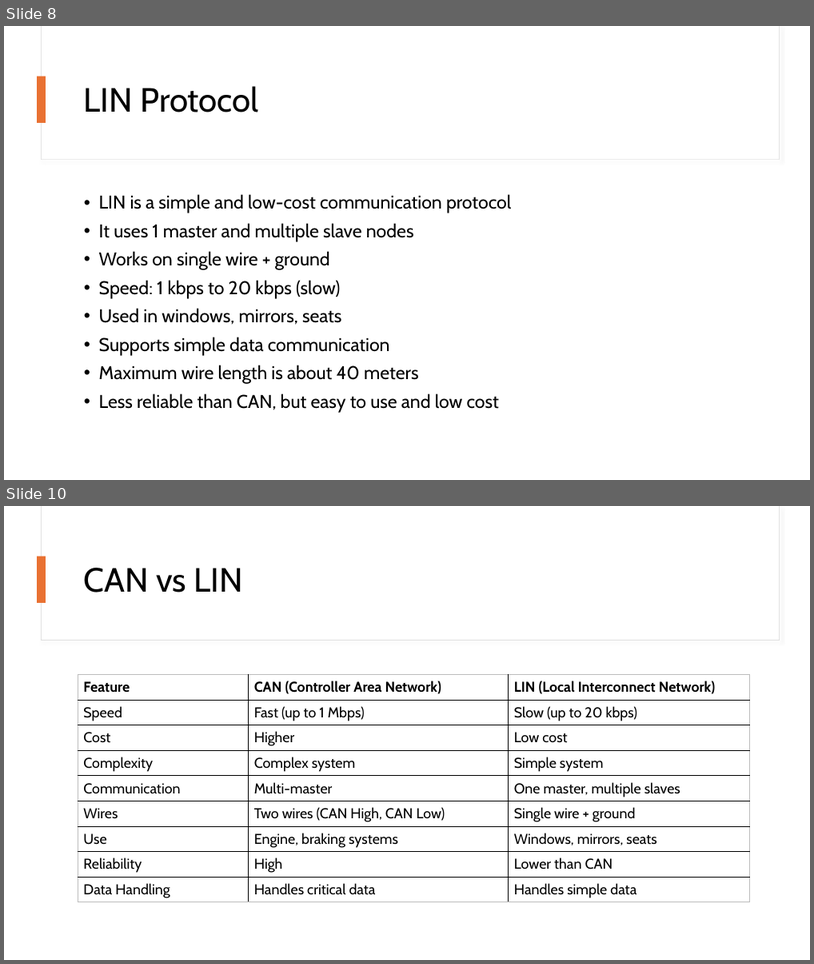
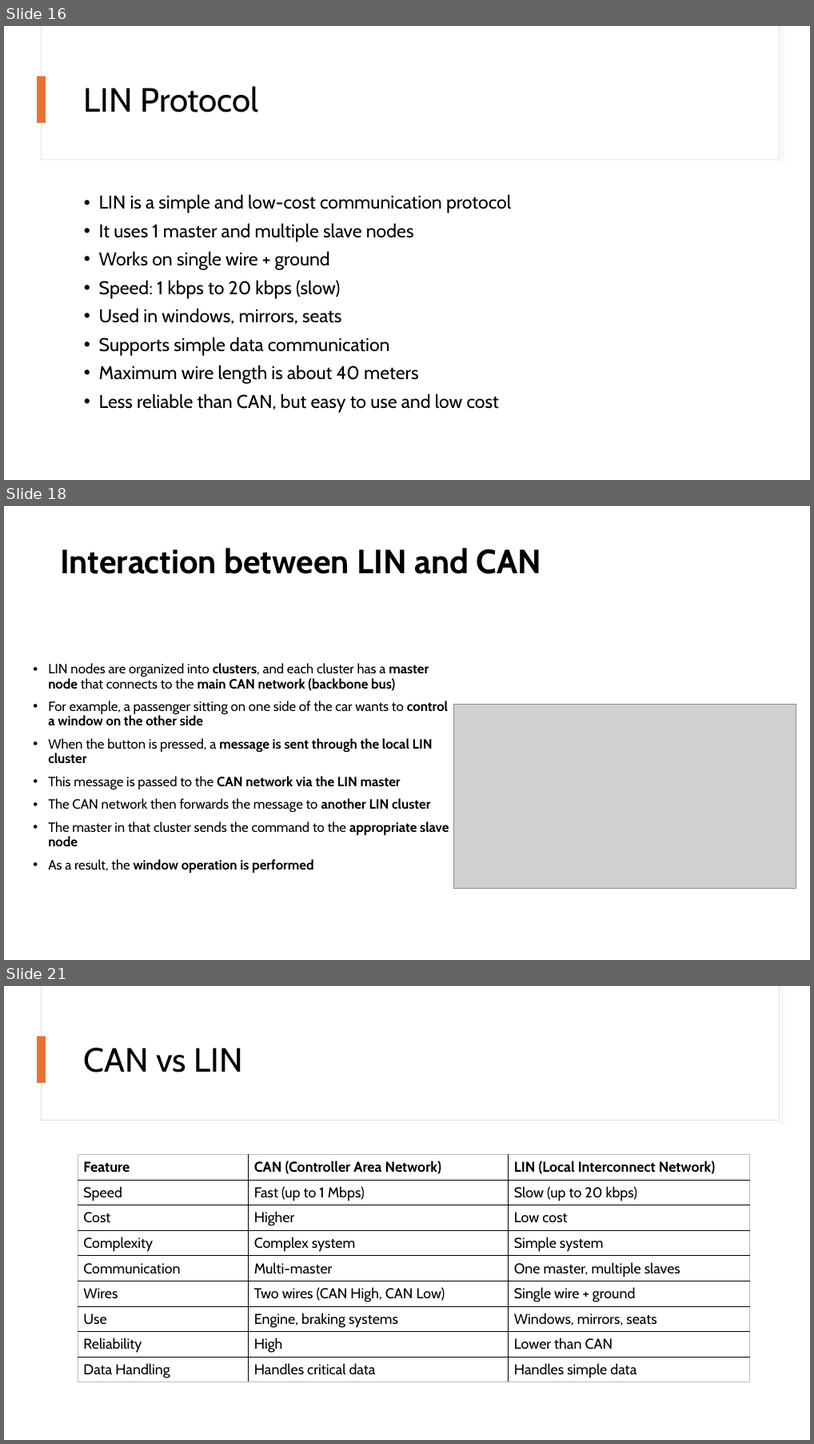
Before and after one commit to monalsutar/PPT, a slide deck: Automotive_Protocols.pptx. Shown one above the other, each under a label of ours: slides 8 and 10 before the commit, slides 16, 18 and 21 after it; the slides between them are not shown. The pictures are 814x964 and 814x1444 pixels, drawn with LibreOffice and Linux fonts; fonts in the diff are those of the drawing; grey boxes stand for pictures. Boxes give left, top, right and bottom in pixels: in the first picture for what was removed or moved away, otherwise in the second. Text is boxed around its words. In the diff, an @@ line names an element or a change of style, - is before the commit and + after.

```diff
--- a/Automotive_Protocols.pptx
+++ b/Automotive_Protocols.pptx
@@ slide 18 added at box(4, 506, 810, 960), background #FFFFFF @@
@@ rectangle added at box(4, 506, 810, 621), fill #FFFFFF @@
@@ title added at box(61, 548, 542, 574), 40 pt, text #000000, bold @@
+Interaction between LIN and CAN
@@ text added at box(48, 663, 449, 872), 16 pt, text #000000 @@
+• LIN nodes are organized into clusters, and each cluster has a master node that connects to the main CAN network (backbone bus)
+• For example, a passenger sitting on one side of the car wants to control a window on the other side
+• When the button is pressed, a message is sent through the local LIN cluster
+• This message is passed to the CAN network via the LIN master
+• The CAN network then forwards the message to another LIN cluster
+• The master in that cluster sends the command to the appropriate slave node
+• As a result, the window operation is performed
@@ picture added at box(454, 704, 797, 888) @@
@@ what was slide 8 is now slide 16 @@
@@ what was slide 10 is now slide 21 @@
```
Also in this commit, not shown: 4 slides changed, 10 other slides added, 1 other file.
